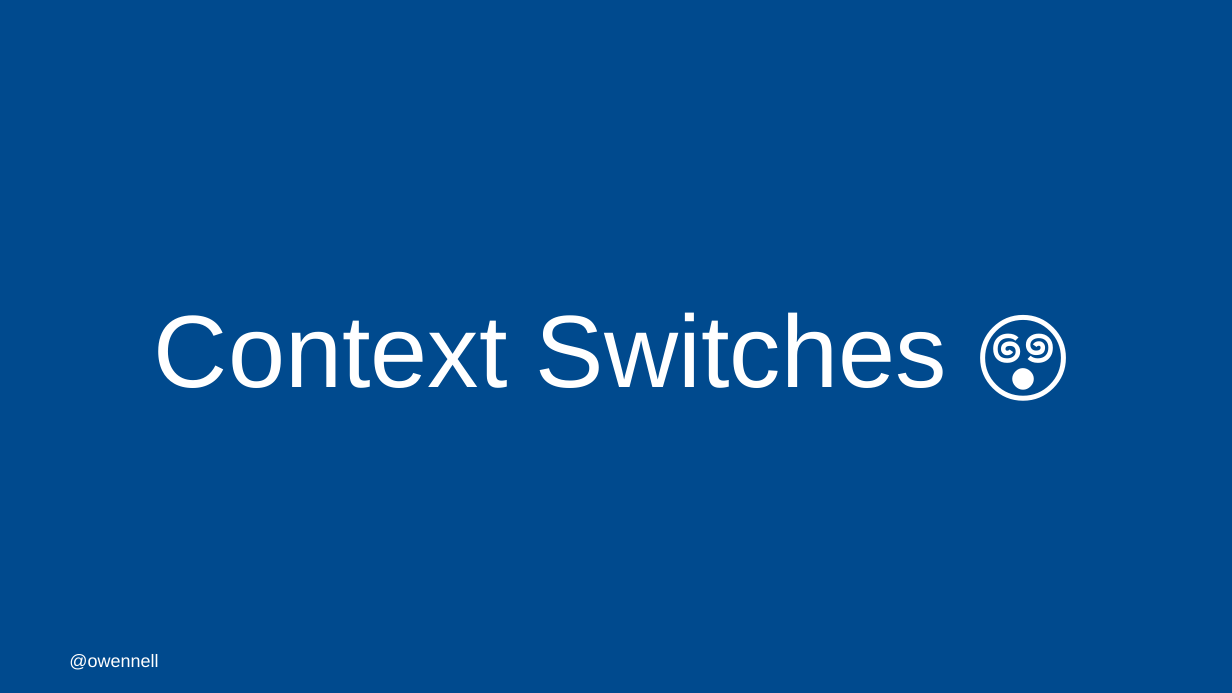
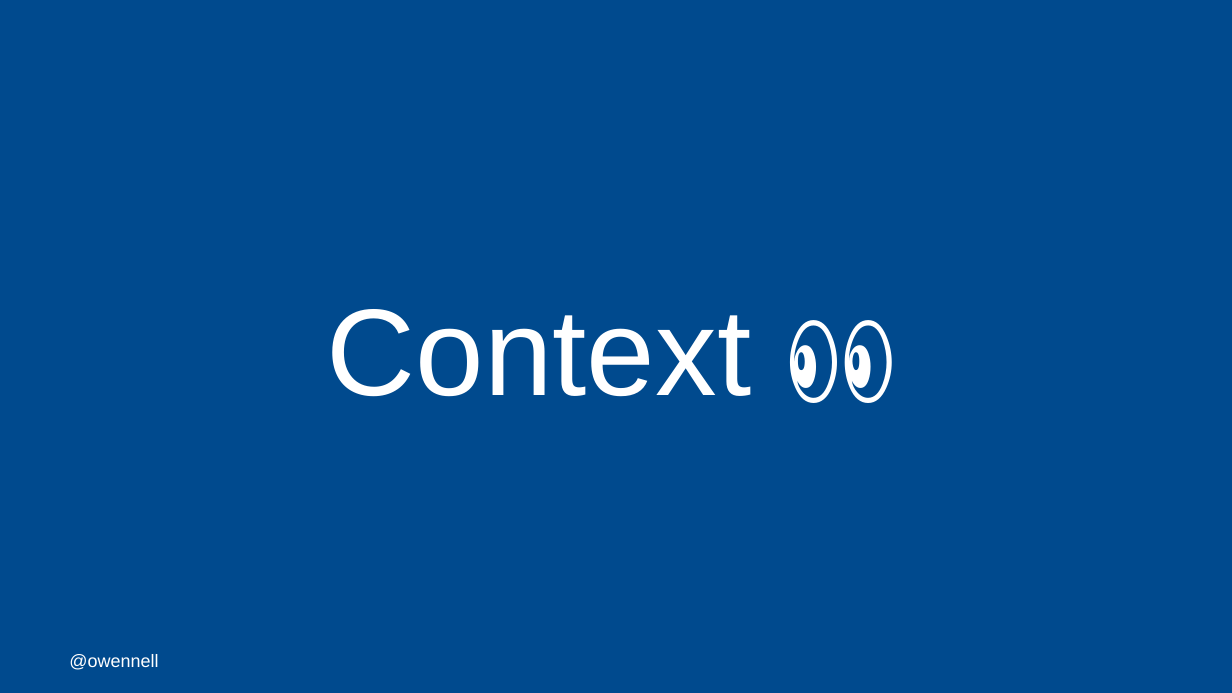
Before and after one commit to oliwennell/talks, a slide deck: slide 29 of a-mob-mentality.pptx. Drawn at 1232x693 pixels with LibreOffice and Linux fonts; fonts in the diff are those of the drawing; background and template pictures are left out. Boxes give left, top, right and bottom in pixels: in the first picture for what was removed or moved away, otherwise in the second. Text is boxed around its words. In the diff, an @@ line names an element or a change of style, - is before the commit and + after.

```diff
--- a/a-mob-mentality.pptx
+++ b/a-mob-mentality.pptx
@@ title at <box>327,309,751,397</box>: text changed; size 80 to 96 pt @@
-Context Switches 😵
+Context 👀
```
Also in this commit, not shown: 9 other slides changed, 1 slide added.
